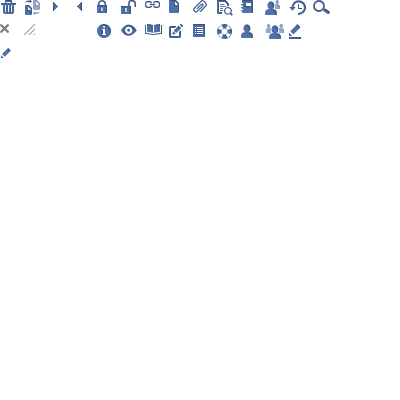
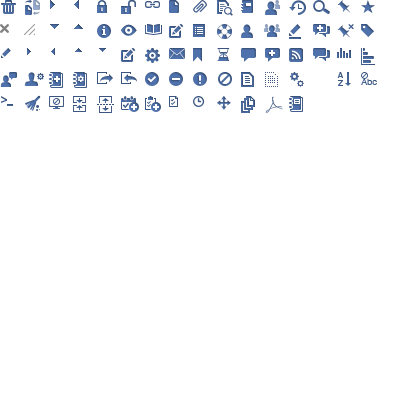
Revision of a layered 400x400 image; what changed, layer by layer:
added layer "Shape 178" above "Shape 178 copy" over <box>168,72,183,86</box>
added layer "Shape 178 copy" above "import" over <box>144,72,159,86</box>
added layer "manage" above "add category" over <box>73,72,87,88</box>
added layer "add category" above "admin" over <box>49,72,63,88</box>
added layer "admin" above "Shape 180 copy 2" over <box>24,72,44,86</box>
added layer "Shape 180 copy 2" above "Shape 179 copy 6" over <box>217,95,231,110</box>
added layer "Shape 179 copy 6" above "poll" over <box>0,72,17,87</box>
added layer "poll" above "views" over <box>361,48,375,65</box>
added layer "unstick" above "stick" over <box>337,24,354,38</box>
added layer "create forum" above "forum" over <box>313,24,330,38</box>
added layer "forum" above "RSS" over <box>313,48,330,62</box>
added layer "setting" above "member ship" over <box>145,48,160,63</box>
removed group "group" (3 layers) from group "member ship" over <box>265,24,285,39</box>
added group "group copy 2" with 5 layers in group "member ship" over <box>263,24,303,112</box>
added layer "Note Book copy 2" in group "group copy 2" over <box>289,96,303,112</box>
painted on "Layer 2" over <box>53,2,82,11</box>
added group "censor kewords" with 6 layers above "sort" over <box>1,72,377,112</box>
added layer "pruning" in group "censor kewords" over <box>25,95,41,111</box>
added layer "more action" above "hide" over <box>289,72,304,87</box>
added group "create event" with 8 layers above "split" over <box>121,96,178,112</box>
added group "create task" with 4 layers in group "create event" over <box>145,96,178,112</box>
added layer "split" above "events" over <box>97,96,114,113</box>
added layer "Shape 147 copy 2" above "Shape 122 copy 2" over <box>265,96,283,113</box>
added layer "Shape 122 copy 2" above "Layer 6" over <box>241,96,255,113</box>
…and 42 more changes (39 added, 3 painted, 3 stack)
